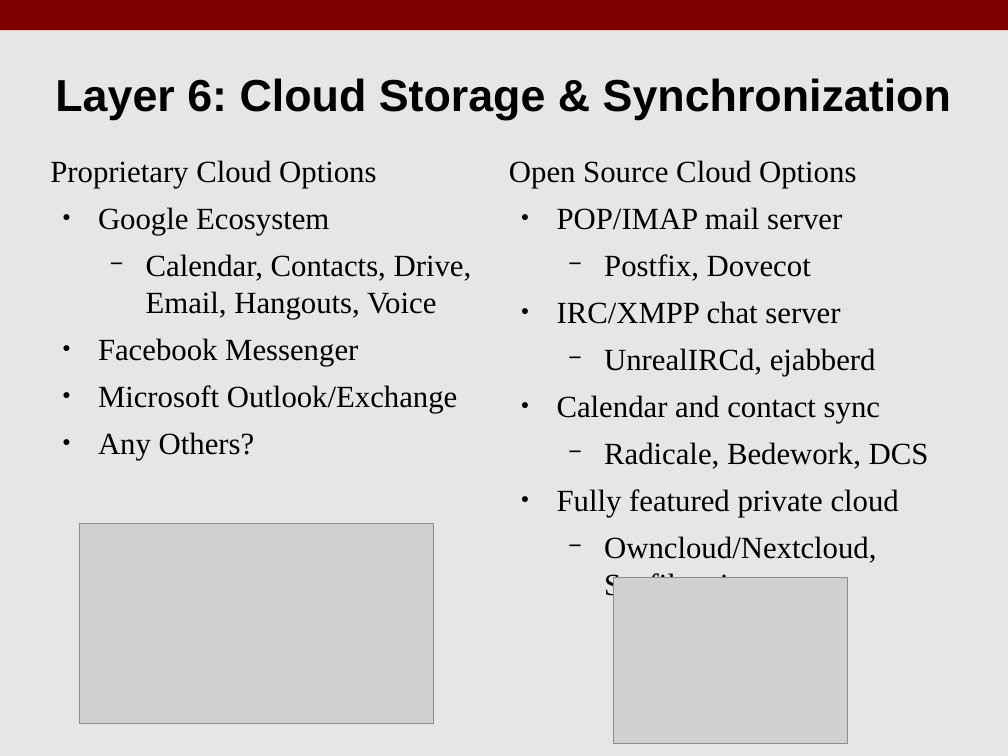
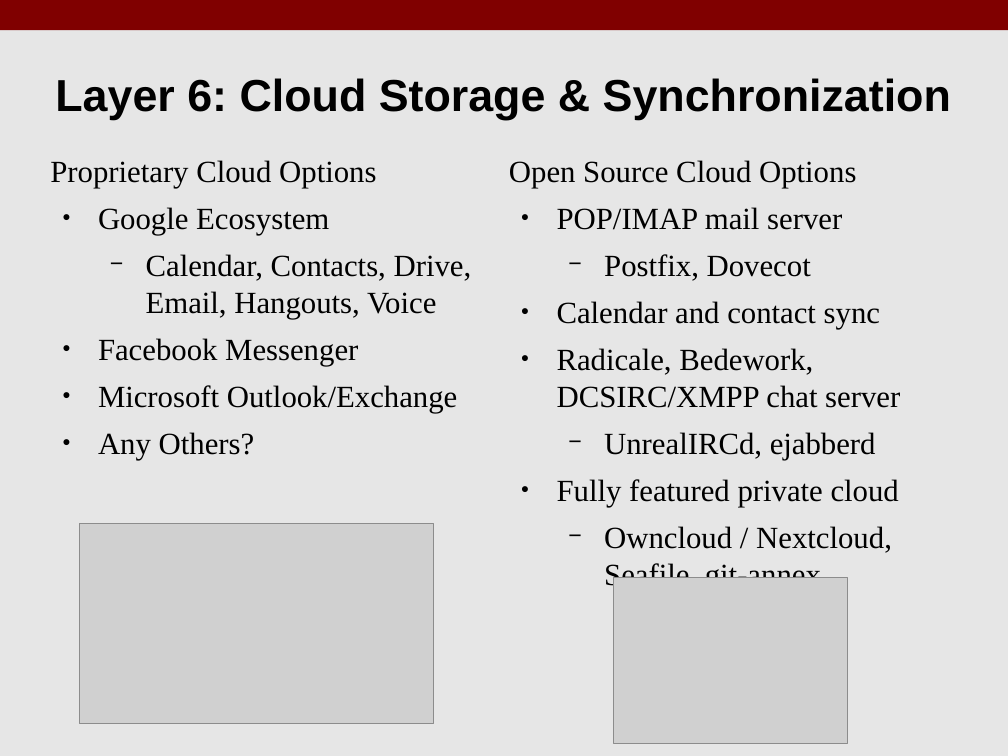
Before and after one commit to benroose/presentations, a slide deck: slide 17 of android_talk/KLF17_Android_Open_Source.odp. Drawn at 1008x756 pixels with LibreOffice and Linux fonts; fonts in the diff are those of the drawing; grey boxes stand for pictures. Boxes give left, top, right and bottom in pixels: in the first picture for what was removed or moved away, otherwise in the second. Text is boxed around its words. In the diff, an @@ line names an element or a change of style, - is before the commit and + after.

```diff
--- a/android_talk/KLF17_Android_Open_Source.odp
+++ b/android_talk/KLF17_Android_Open_Source.odp
@@ text at (557,301,900,408): text changed @@
-● IRC/XMPP chat server
+● Calendar and contact sync
+● Radicale, Bedework, DCSIRC/XMPP chat server
@@ text at (557,395,929,469): paragraphs removed @@
-● Calendar and contact sync
-  − Radicale, Bedework, DCS
@@ text at (604,526,892,591): spaces changed @@
-  − Owncloud/Nextcloud,
-    Seafile, git-annex
+  − Owncloud / Nextcloud,
+    Seafile, git-annex
```
Also in this commit, not shown: 4 other slides changed.
